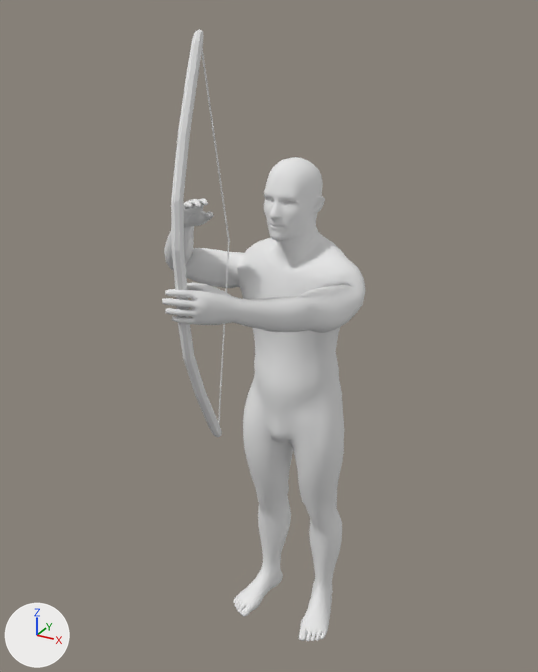
The glTF model Statics/LIFESHAVE/shooting3.glb, before and after one commit.
One viewpoint serves both versions: a 50 mm lens placed at (1.03, -2.05, 2.16), pointed at (-0.01, -0.15, 1.21). Every picture has the same lights, and +X, +Y and +Z are marked at lower left. Where no turn or scale is listed for an object, it has been applied to the vertices. Vertices at the same position are counted once.

The first picture shows 'Realistic_White_Male_Low_Poly_Default OBJ.001_0', '円柱', '立方体'.
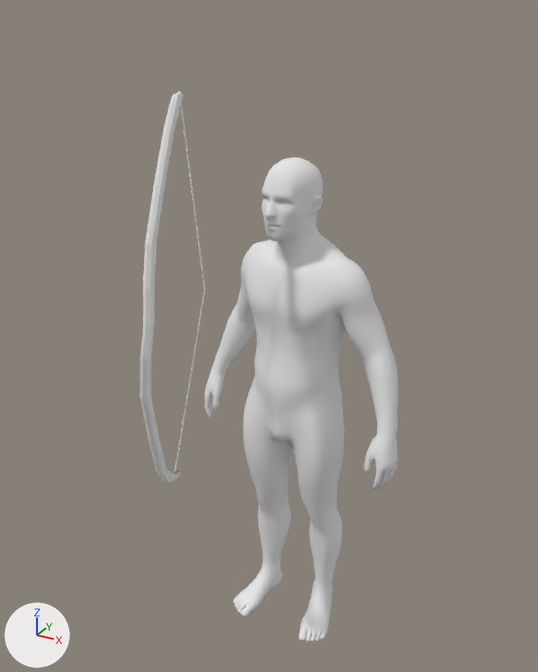
Scene script edits in JSON lines:
```json
{"block": "me_realistic_white_male_low_poly_default_obj_001_0", "where": "# used by ob_realistic_white_male_low_poly_default_obj_001_0; location = (0.0, 0.0, 0.0)"}
{"op": "remove", "block": "me_realistic_white_male_low_poly_default_obj_001_0", "code": "me_realistic_white_male_low_poly_default_obj_001_0.from_pydata(...)  # 4944 vertices, 9884 faces; spans x -0.48..0.26, y -0.67..0.15, z 0.0..1.75"}
{"op": "add", "block": "me_realistic_white_male_low_poly_default_obj_001_0", "code": "me_realistic_white_male_low_poly_default_obj_001_0.from_pydata(...)  # 4944 vertices, 9884 faces; spans x -0.4..0.4, y -0.16..0.19, z 0.0..1.75"}
{"block": "me_realistic_white_male_low_poly_default_obj_001_0", "change": "me_realistic_white_male_low_poly_default_obj_001_0 part 1: 3163 of 4944 vertices moved; they spanned x -0.48..0.26, y -0.67..0.13, z 1.08..1.75 and now span x -0.4..0.4, y -0.15..0.19, z 0.72..1.75; mean shift (0.04, 0.14, -0.22); largest move (-0.03, -0.67, 1.5) -> (0.37, -0.08, 0.72)"}
{"block": "me_mesh", "where": "# used by ob_立方体; parent = ob_アーマチュア_002; location = (-0.0384, -0.00149, -0.0017)"}
{"op": "remove", "block": "me_mesh", "code": "me_mesh.from_pydata(...)  # 106 vertices, 208 faces; spans x -0.15..0.1, y -0.02..0.02, z -0.83..0.82"}
{"op": "add", "block": "me_mesh", "code": "me_mesh.from_pydata(...)  # 106 vertices, 208 faces; spans x -0.19..0.06, y -0.03..0.03, z -0.83..0.84"}
{"block": "me_mesh", "change": "me_mesh part 2: 106 of 106 vertices moved; they spanned x -0.15..0.1, y -0.02..0.02, z -0.83..0.82 and now span x -0.19..0.06, y -0.03..0.03, z -0.83..0.84; mean shift (-0.05, 0.0, 0.0); largest move (0.06, 0.0, -0.69) -> (-0.05, 0.01, -0.72)"}
{"op": "set", "path": "ob_円柱.location", "old": "(0.0531, -0.00149, 0.00485)", "new": "(-0.179, -0.43, 1.377)"}
{"op": "set", "path": "ob_円柱.rotation_euler", "old": "(0.0, 0.0, 0.0)", "new": "(0.0207, 0.0776, 1.763)", "note": "degrees (0, 0, 0) -> degrees (1.2, 4.4, 101)"}
{"op": "set", "path": "ob_円柱.scale", "old": "(1.0, 1.0, 1.0)", "new": "(1.0, 0.7, 0.7)"}
{"op": "remove", "block": "ob_立方体", "code": "ob_立方体.parent = ob_アーマチュア_002"}
{"op": "set", "path": "ob_立方体.location", "old": "(-0.0384, -0.00149, -0.0017)", "new": "(-0.179, -0.43, 1.377)"}
{"op": "set", "path": "ob_立方体.rotation_euler", "old": "(0.0, 0.0, 0.0)", "new": "(0.0207, 0.0776, 1.763)", "note": "degrees (0, 0, 0) -> degrees (1.2, 4.4, 101)"}
{"op": "set", "path": "ob_立方体.scale", "old": "(1.0, 1.0, 1.0)", "new": "(1.0, 0.7, 0.7)"}
```

Location of each change, (x1, y1, x2, y2) in pixels of the pictures (538 x 672 px; the box of a moved part takes in the faces that stretch with it):
```json
{"object": "Realistic_White_Male_Low_Poly_Default OBJ.001_0", "change": "reshaped", "before": [162, 157, 366, 641], "after": [204, 157, 398, 641]}
{"object": "立方体", "change": "reshaped, moved, turned, rescaled", "before": [171, 29, 222, 437], "after": [140, 92, 183, 483]}
{"object": "円柱", "change": "moved, turned, rescaled", "before": [202, 48, 230, 423], "after": [174, 102, 205, 472]}
{"part": 1, "of": "me_realistic_white_male_low_poly_default_obj_001_0", "change": "moved or reshaped", "before": [162, 159, 366, 374], "after": [204, 159, 398, 489]}
```
